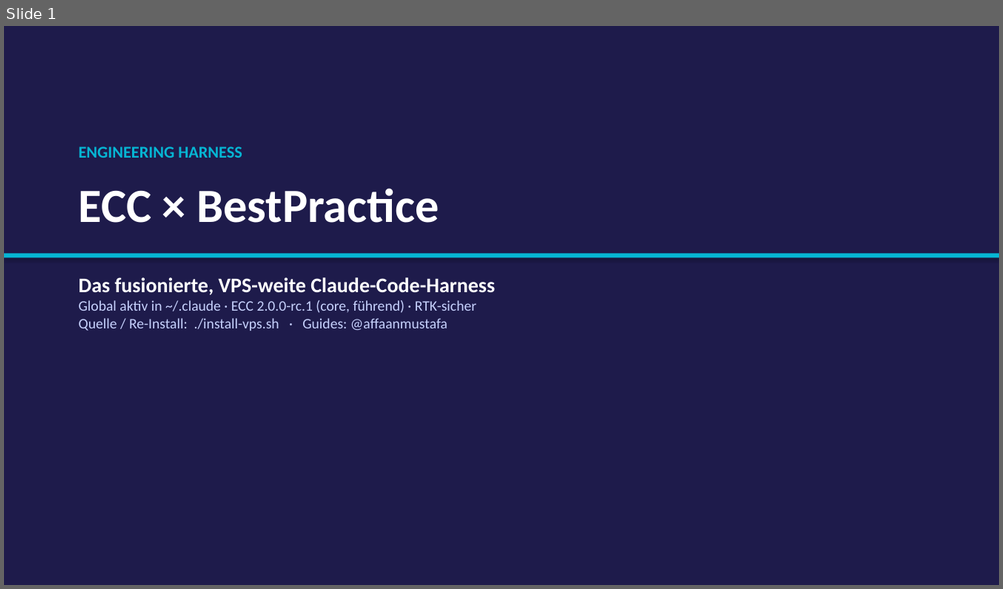
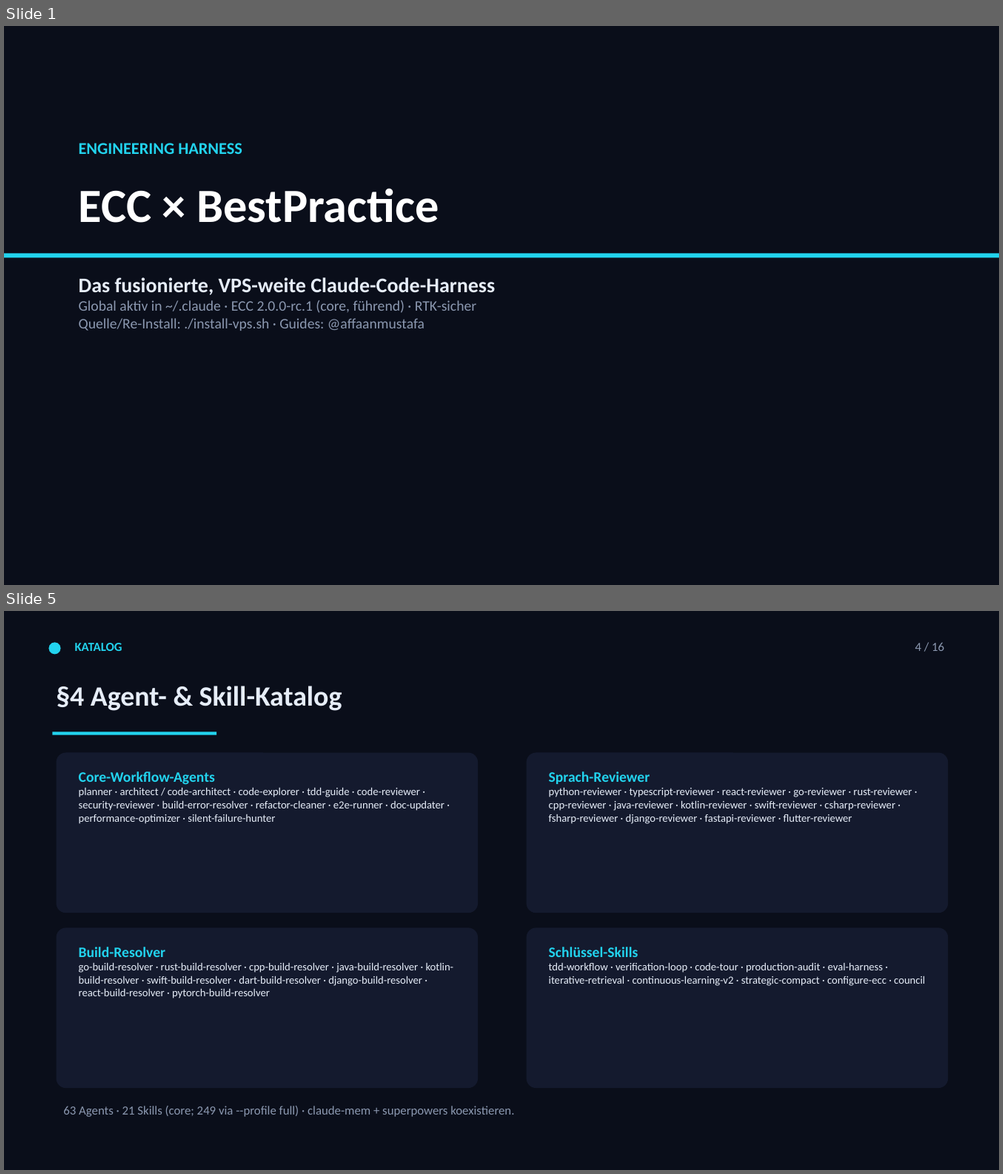
Before and after one commit to Paulee8155/Claude-Code-BestPractice, a slide deck: docs/ECC-Harness-Guide.de.pptx. Shown one above the other, each under a label of ours: slide 1 before the commit, slides 1 and 5 after it; the slides between them are not shown. The pictures are 1003x589 and 1003x1174 pixels, drawn with LibreOffice and Linux fonts; fonts in the diff are those of the drawing. Boxes give left, top, right and bottom in pixels: in the first picture for what was removed or moved away, otherwise in the second. Text is boxed around its words. In the diff, an @@ line names an element or a change of style, - is before the commit and + after.

```diff
--- a/docs/ECC-Harness-Guide.de.pptx
+++ b/docs/ECC-Harness-Guide.de.pptx
@@ slide 5 added at <box>4,611,999,1170</box>, background #0A0E1A @@
@@ ellipse added at <box>48,642,61,654</box>, fill #22D3EE @@
@@ text added at <box>75,643,122,651</box>, 12 pt, text #22D3EE, bold @@
+KATALOG
@@ text added at <box>915,642,944,651</box>, 12 pt, text #8B98B0 @@
+4 / 16
@@ text added at <box>56,686,342,711</box>, 27 pt, text #E6EDF8, bold @@
+§4 Agent- & Skill-Katalog
@@ rectangle added at <box>53,732,216,735</box>, fill #22D3EE @@
@@ rounded rectangle added at <box>57,753,478,913</box>, fill #141A2E @@
@@ rounded rectangle added at <box>526,753,948,913</box>, fill #141A2E @@
@@ text added at <box>79,772,444,824</box>, 10.5 pt, text #E6EDF8 @@
+Core-Workflow-Agents
+planner · architect / code-architect · code-explorer · tdd-guide · code-reviewer · security-reviewer · build-error-resolver · refactor-cleaner · e2e-runner · doc-updater · performance-optimizer · silent-failure-hunter
@@ text added at <box>549,772,911,824</box>, 10.5 pt, text #E6EDF8 @@
+Sprach-Reviewer
+python-reviewer · typescript-reviewer · react-reviewer · go-reviewer · rust-reviewer · cpp-reviewer · java-reviewer · kotlin-reviewer · swift-reviewer · csharp-reviewer · fsharp-reviewer · django-reviewer · fastapi-reviewer · flutter-reviewer
@@ rounded rectangle added at <box>57,928,478,1088</box>, fill #141A2E @@
@@ rounded rectangle added at <box>526,928,948,1088</box>, fill #141A2E @@
@@ text added at <box>79,947,454,999</box>, 10.5 pt, text #E6EDF8 @@
+Build-Resolver
+go-build-resolver · rust-build-resolver · cpp-build-resolver · java-build-resolver · kotlin-build-resolver · swift-build-resolver · dart-build-resolver · django-build-resolver · react-build-resolver · pytorch-build-resolver
@@ text added at <box>549,947,925,986</box>, 10.5 pt, text #E6EDF8 @@
+Schlüssel-Skills
+tdd-workflow · verification-loop · code-tour · production-audit · eval-harness · iterative-retrieval · continuous-learning-v2 · strategic-compact · configure-ecc · council
@@ text added at <box>63,1106,514,1117</box>, 12 pt, text #8B98B0 @@
+63 Agents · 21 Skills (core; 249 via --profile full) · claude-mem + superpowers koexistieren.
@@ slide 1 changed as well @@
@@ background #1E1B4B to #0A0E1A @@
@@ text "ENGINEERING HARNESS" at <box>79,143,242,154</box>: text colour #06B6D4 to #22D3EE @@
@@ rectangle at <box>4,254,999,258</box>: fill #06B6D4 to #22D3EE; shadow off @@
@@ text at <box>79,278,495,313</box>: text colour #FFFFFF to #E6EDF8 in "Das fusionierte, VPS-weite Claude-Code-Harness"; text colour #C7D2FE to #8B98B0 in "Global aktiv in ~/.claude · ECC 2.0.0-rc.1 ..." @@
@@ text at <box>79,318,424,331</box>: text changed; text colour #C7D2FE to #8B98B0 @@
-Quelle / Re-Install: ./install-vps.sh · Guides: @affaanmustafa
+Quelle/Re-Install: ./install-vps.sh · Guides: @affaanmustafa
```
Also in this commit, not shown: 12 other slides changed, 3 other slides added, 1 slide removed, 5 other files.
